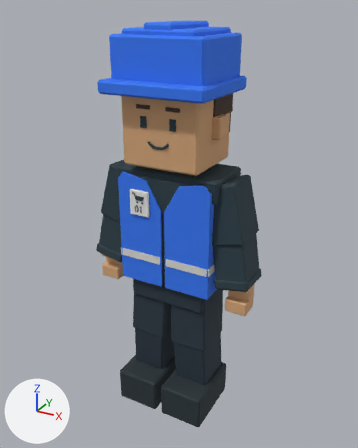
Before and after pictures for a commit that changed the glTF model frontend/public/models/v3/worker-manual.glb.
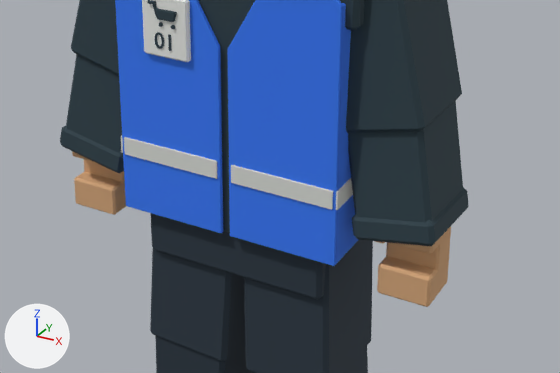
Old and new are each drawn whole from a 50 mm camera at (0.949, -1.716, 1.752) aimed at (0.007, -0.003, 0.896) and again close up on the part from 20% to 83% of the width and 43% to 77% of the height. The axes (+X, +Y, +Z) are drawn at lower left. The lights are the same throughout. The last two pictures show the newer version. Where no turn or scale is listed for an object, it has been applied to the vertices.

The first close-up shows 'worker-manual__batch_02', 'worker-manual__batch_05', 'worker-manual__batch_06', 'worker-manual__batch_11', 'worker-manual__batch_16', 'worker-manual__batch_17', 'worker-manual__batch_21', 'worker-manual__batch_22', 'worker-manual__batch_23', 'worker-manual__batch_26', 'worker-manual__batch_27', 'worker-manual__batch_28' and 8 more.
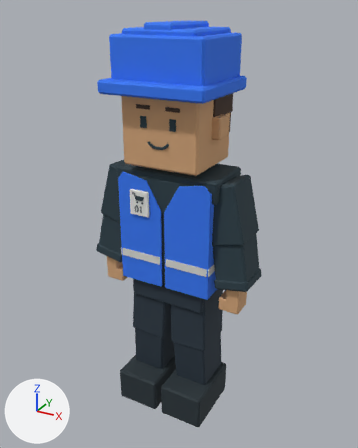
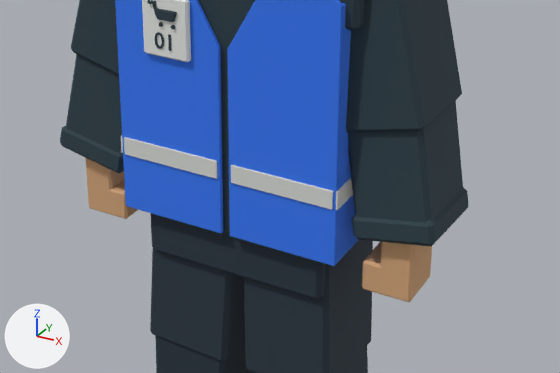
ob_joint__palm_roll_l is not drawn itself; it is the parent of ob_joint__hand_l.
ob_joint__palm_roll_r is not drawn itself; it is the parent of ob_joint__hand_r.

Where the change shows, as pixel boxes [x1, y1, x2, y2] in the close-ups (560 x 373 px):
```json
{"object": "worker-manual__batch_21", "change": "turned", "before": [386, 226, 451, 295], "after": [380, 242, 432, 302]}
{"object": "worker-manual__batch_18", "change": "turned", "before": [377, 256, 438, 307], "after": [362, 242, 382, 294]}
{"object": "worker-manual__batch_12", "change": "turned", "before": [74, 172, 126, 215], "after": [109, 180, 138, 219]}
{"object": "worker-manual__batch_15", "change": "turned", "before": [84, 159, 125, 183], "after": [86, 158, 124, 214]}
{"object": "worker-manual__batch_20", "change": "turned", "before": [388, 238, 440, 254], "on screen": "not visible afterwards"}
{"object": "worker-manual__batch_14", "change": "turned", "before": [72, 151, 94, 162], "on screen": "not visible afterwards"}
```

Edits to the scene script, one JSON object a line:
```json
{"op": "set", "path": "ob_joint__palm_roll_l.rotation_euler", "old": "(0.0, 0.0, 0.0)", "new": "(0.0, 0.0, 1.571)", "note": "degrees (0, 0, 0) -> degrees (0, 0, 90)"}
{"op": "set", "path": "ob_joint__palm_roll_r.rotation_euler", "old": "(0.0, 0.0, 0.0)", "new": "(0.0, 0.0, -1.571)", "note": "degrees (0, 0, 0) -> degrees (0, 0, -90)"}
```
